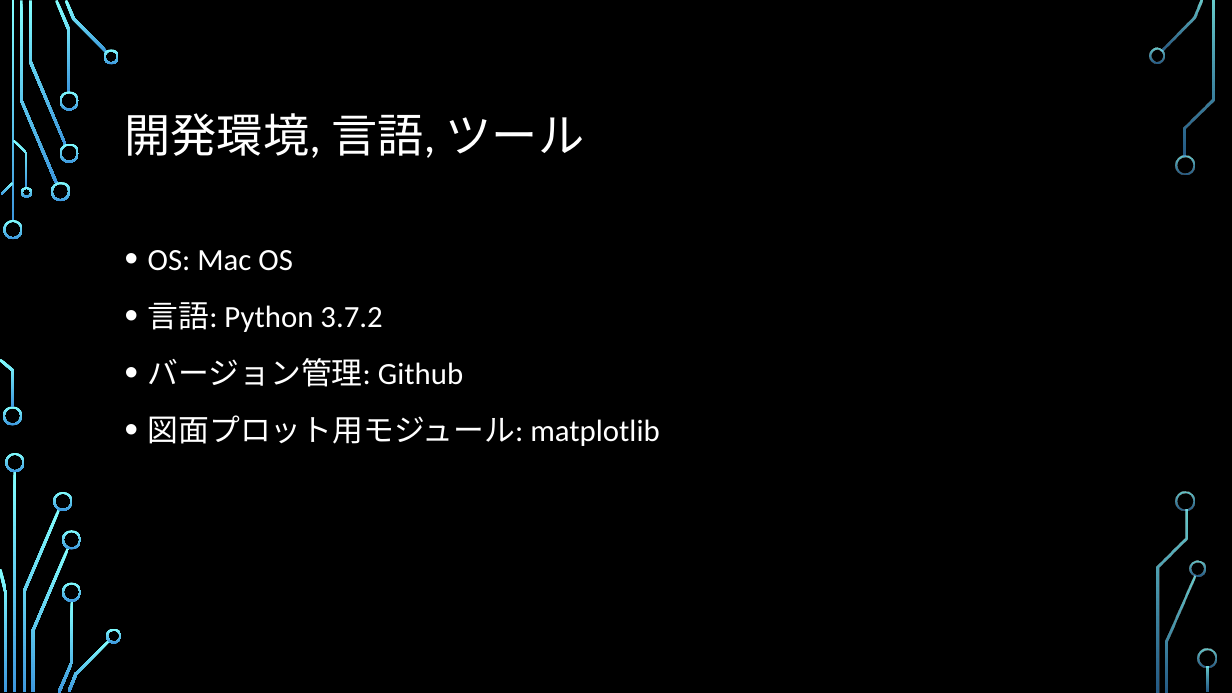
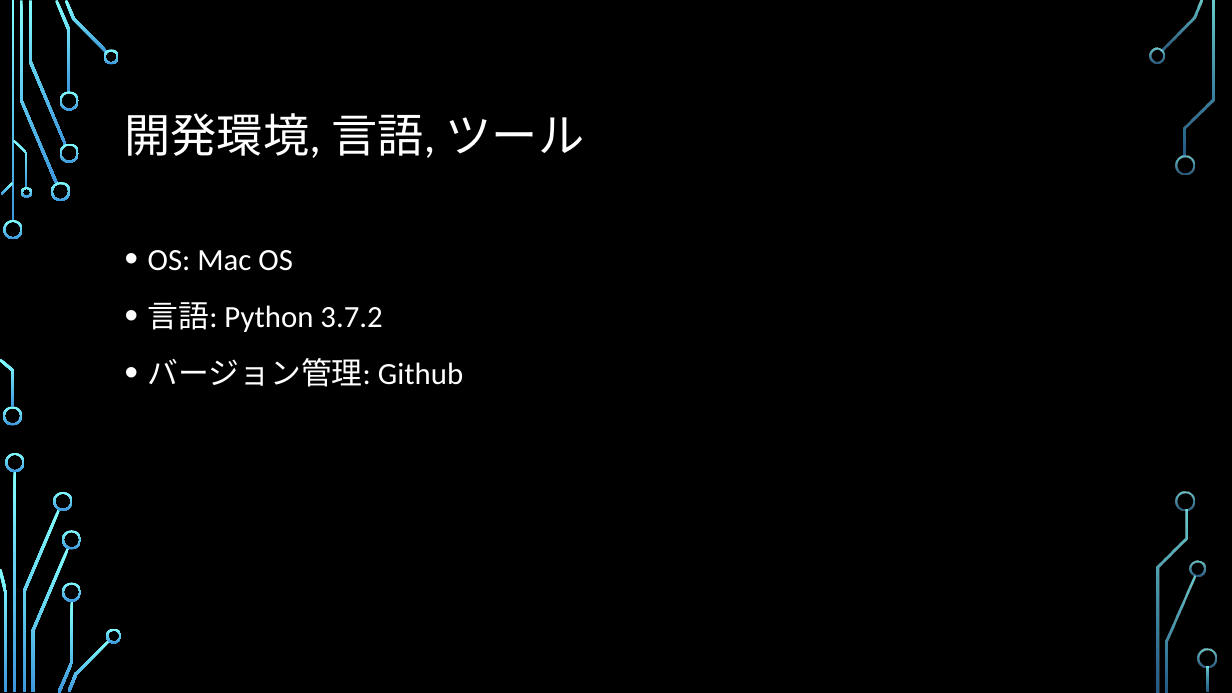
Before and after one commit to ie03-aizu-2019/ie03project-skys, a slide deck: slide 3 of Reports/Midterm.pptx. Drawn at 1232x693 pixels with LibreOffice and Linux fonts; fonts in the diff are those of the drawing; background and template pictures are left out. Boxes give left, top, right and bottom in pixels: in the first picture for what was removed or moved away, otherwise in the second. Text is boxed around its words. In the diff, an @@ line names an element or a change of style, - is before the commit and + after.

```diff
--- a/Reports/Midterm.pptx
+++ b/Reports/Midterm.pptx
@@ text at <box>148,415,659,446</box>: paragraph removed @@
-• 図面プロット用モジュール: matplotlib
```
Also in this commit, not shown: 3 other slides changed.
